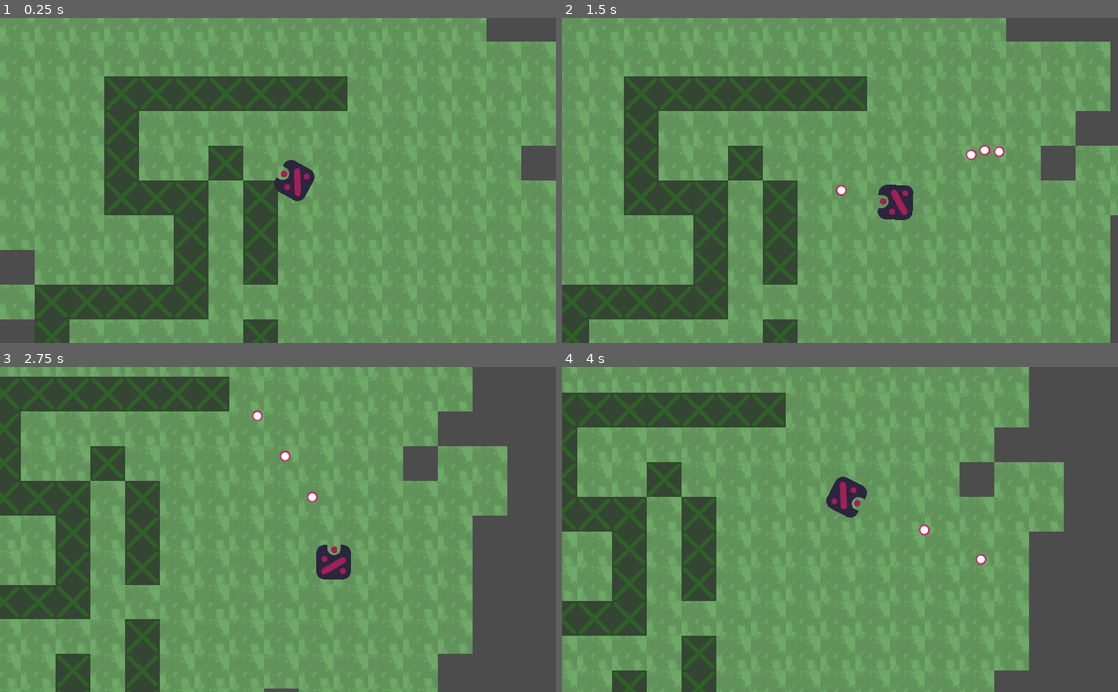
Above: before the commit, frames 1-4 (two rows, left to right).
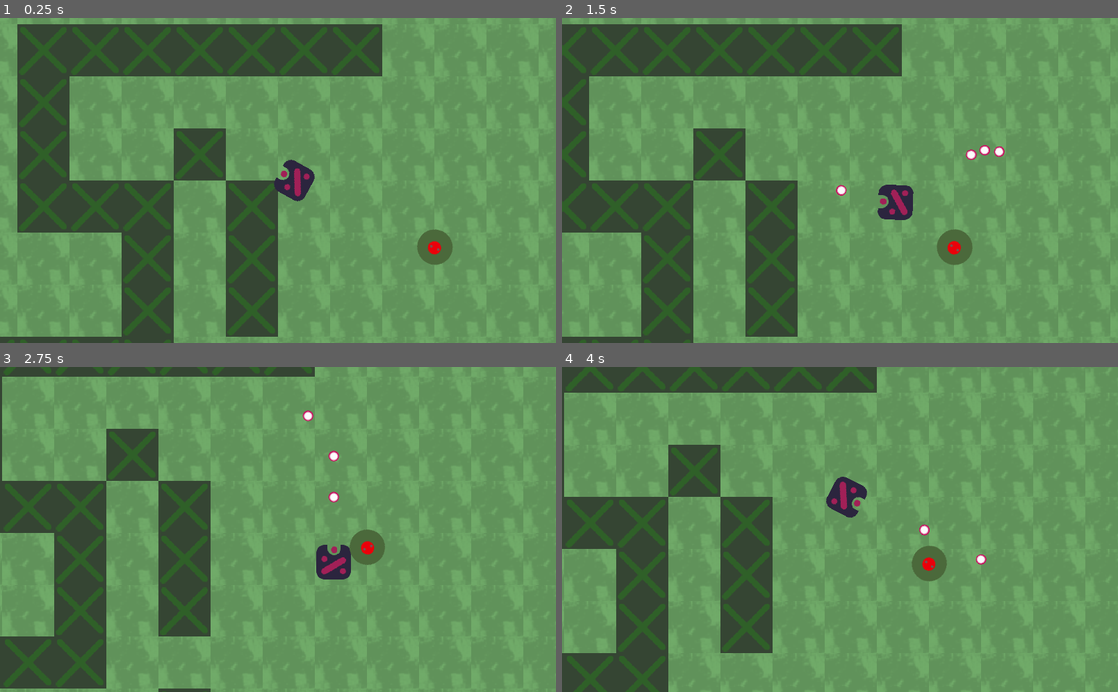
Above: after the commit, the same moments.

Repository: mavsm/TCC
Game: Godot game, scene res://Scenes/Main.tscn
Same seed, same stepped clock (60 frames per second), same inputs: the game is played once before the commit and once after it.
Inputs (mouse positions are in pixels of both pictures, inside the frame that each line leads up to):
- Up to frame 1 (0.25 s): no input
- Up to frame 2 (1.5 s): tap Enter at 0.5 s; move the mouse to (962, 164) at 0.52 s; press the mouse at (962, 164) at 0.53 s; hold Right (walk_right) 0.53-1.28 s; move the mouse to (728, 196) at 1.27 s; release the mouse at (728, 196) at 1.28 s; hold Down (walk_down) from 1.28 s (still down); click (728, 196) at 1.35 s
- Up to frame 3 (2.75 s): move the mouse to (333, 458) at 2.02 s; release Down (walk_down) at 2.03 s; press the mouse at (333, 458) at 2.03 s; hold Right (walk_right) from 2.03 s (still down)
- Up to frame 4 (4 s): move the mouse to (812, 594) at 2.77 s; release Right (walk_right) at 2.78 s; release the mouse at (812, 594) at 2.78 s; hold Up (walk_up) 2.78-3.53 s; click (812, 594) at 2.85 s; move the mouse to (1006, 578) at 3.52 s; press the mouse at (1006, 578) at 3.53 s; hold Left (walk_left) from 3.53 s (still down)

The runs differ from the first frame. In frame 1, 39% of the frame differs, in the area x 0-100%, y 0-100%; in frame 2, 37%; in frame 3, 40%; in frame 4, 43%.

Commit message:
Adicionando inimigos

Diff:
--- /dev/null
+++ b/DesignerDungeons/Scenes/Entities/Enemy.tscn
@@ -0,0 +1,50 @@
+[gd_scene load_steps=6 format=2]
+
+[ext_resource path="res://Scenes/Entities/Entity.tscn" type="PackedScene" id=1]
+[ext_resource path="res://Scripts/Entities/Enemy.gd" type="Script" id=2]
+[ext_resource path="res://Assets/Enemy.png" type="Texture" id=3]
+
+[sub_resource type="CircleShape2D" id=1]
+
+custom_solver_bias = 0.0
+radius = 32.0
+
+[sub_resource type="CircleShape2D" id=2]
+
+custom_solver_bias = 0.0
+radius = 128.0
+
+[node name="Enemy" instance=ExtResource( 1 )]
+
+script = ExtResource( 2 )
+shot_cooldown = 0.5
+detect_radius = 300
+
+[node name="Body" parent="." index="1"]
+
+scale = Vector2( 0.7, 0.7 )
+texture = ExtResource( 3 )
+_sections_unfolded = [ "Transform" ]
+
+[node name="Collision" parent="." index="2"]
+
+shape = SubResource( 1 )
+
+[node name="Detecter" type="Area2D" parent="." index="3"]
+
+input_pickable = true
+gravity_vec = Vector2( 0, 1 )
+gravity = 98.0
+linear_damp = 0.1
+angular_damp = 1.0
+audio_bus_override = false
+audio_bus_name = "Master"
+
+[node name="DetectionRange" type="CollisionShape2D" parent="Detecter" index="0"]
+
+shape = SubResource( 2 )
+_sections_unfolded = [ "Transform" ]
+
+[connection signal="body_entered" from="Detecter" to="." method="_on_Detecter_body_entered"]
+
+[connection signal="body_exited" from="Detecter" to="." method="_on_Detecter_body_exited"]
--- a/DesignerDungeons/Scenes/Main.tscn
+++ b/DesignerDungeons/Scenes/Main.tscn
@@ -1,8 +1,9 @@
-[gd_scene load_steps=4 format=2]
+[gd_scene load_steps=5 format=2]
 
 [ext_resource path="res://Scripts/Main.gd" type="Script" id=1]
 [ext_resource path="res://Floors.tres" type="TileSet" id=2]
 [ext_resource path="res://Scenes/Entities/Player.tscn" type="PackedScene" id=3]
+[ext_resource path="res://Scenes/Entities/Enemy.tscn" type="PackedScene" id=4]
 
 [node name="Main" type="Node" index="0"]
 
@@ -10,6 +11,7 @@
 
 [node name="TileMap" type="TileMap" parent="." index="0"]
 
+scale = Vector2( 1.5, 1.5 )
 mode = 0
 tile_set = ExtResource( 2 )
 cell_size = Vector2( 64, 64 )
@@ -33,4 +35,8 @@
 
 _sections_unfolded = [ "Collision" ]
 
+[node name="Enemy" parent="." index="2" instance=ExtResource( 4 )]
+
+position = Vector2( 289.128, 123.033 )
+
 [connection signal="shoot" from="Player" to="." method="_on_shoot"]
--- /dev/null
+++ b/DesignerDungeons/Scripts/Entities/Enemy.gd
@@ -0,0 +1,22 @@
+extends "res://Scripts/Entities/Entity.gd"
+
+var target = null
+
+export (int) var detect_radius
+
+func _ready():
+	$Detecter/DetectionRange.shape.radius = detect_radius
+
+func _process(delta):
+	if target:
+		var direction = (target.global_position - global_position).normalized()
+		global_rotation = direction.angle()
+
+func _on_Detecter_body_entered(body):
+	if body.name == "Player":
+		target = body
+
+
+func _on_Detecter_body_exited(body):
+	if body == target:
+		target = null
Binary file added: DesignerDungeons/Assets/Enemy.png
Not shown, added: DesignerDungeons/Assets/Enemy.png.import
